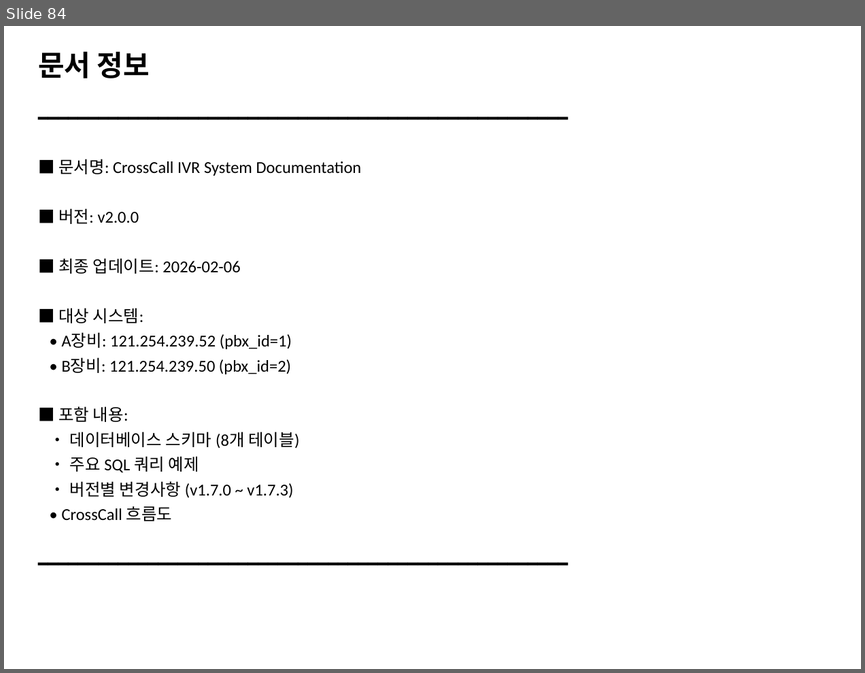
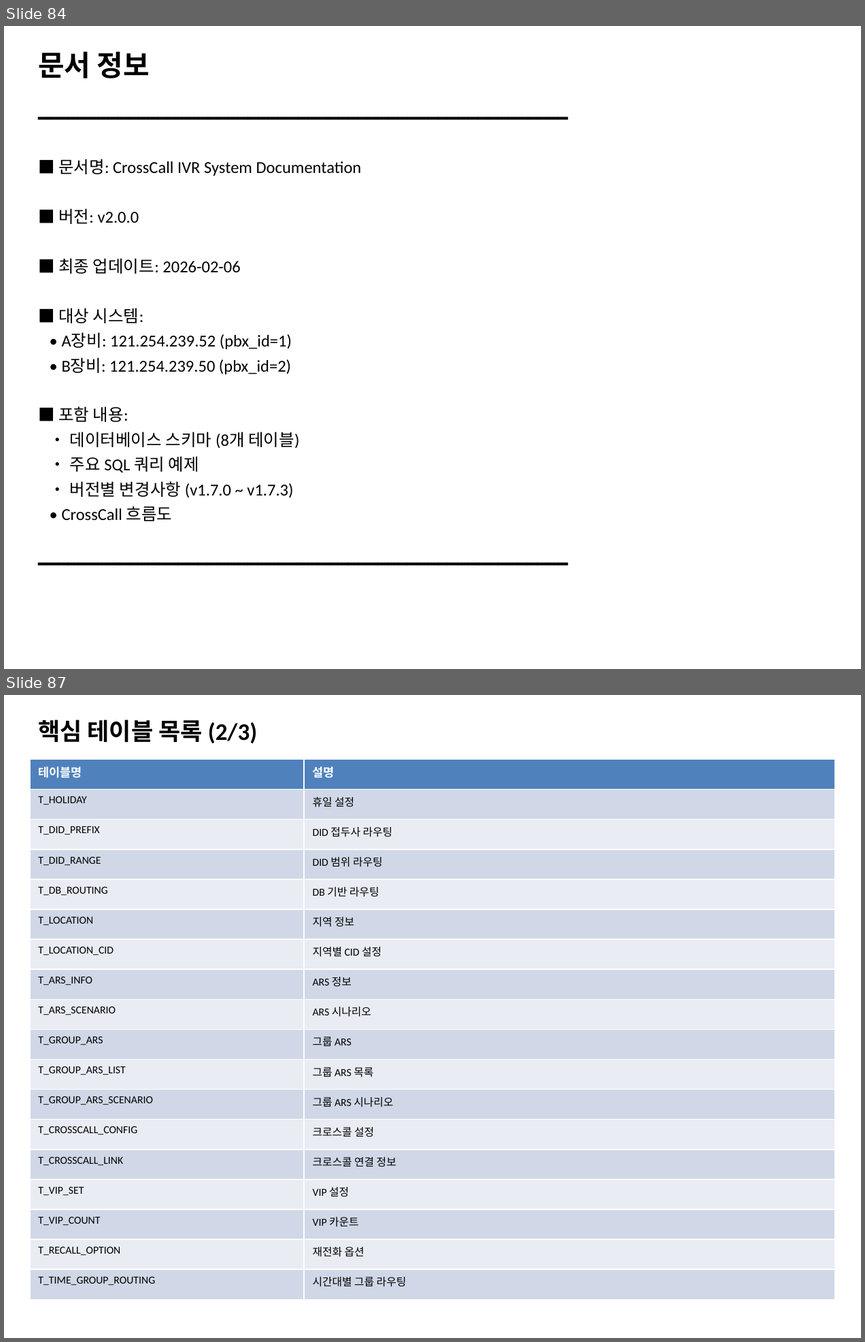
Before and after one commit to netypark/ROGI_J_IVR, a slide deck: CrossCall_IVR_System_Documentation.pptx. Shown one above the other, each under a label of ours: slide 84 before the commit, slides 84 and 87 after it; the slides between them are not shown. The pictures are 865x673 and 865x1342 pixels, drawn with LibreOffice and Linux fonts; fonts in the diff are those of the drawing. Boxes give left, top, right and bottom in pixels: in the first picture for what was removed or moved away, otherwise in the second. Text is boxed around its words. In the diff, an @@ line names an element or a change of style, - is before the commit and + after.

```diff
--- a/CrossCall_IVR_System_Documentation.pptx
+++ b/CrossCall_IVR_System_Documentation.pptx
@@ slide 87 added at bbox=[4, 695, 861, 1338], background #FFFFFF @@
@@ text added at bbox=[38, 719, 257, 743], 20 pt, text #000000, bold @@
+핵심 테이블 목록 (2/3)
@@ table added at bbox=[30, 759, 835, 1299], 18 rows, 2 columns @@
+테이블명 | 설명
+T_HOLIDAY | 휴일 설정
+T_DID_PREFIX | DID 접두사 라우팅
+T_DID_RANGE | DID 범위 라우팅
+T_DB_ROUTING | DB 기반 라우팅
+T_LOCATION | 지역 정보
+T_LOCATION_CID | 지역별 CID 설정
+T_ARS_INFO | ARS 정보
+T_ARS_SCENARIO | ARS 시나리오
+T_GROUP_ARS | 그룹 ARS
+T_GROUP_ARS_LIST | 그룹 ARS 목록
+T_GROUP_ARS_SCENARIO | 그룹 ARS 시나리오
+T_CROSSCALL_CONFIG | 크로스콜 설정
+T_CROSSCALL_LINK | 크로스콜 연결 정보
+T_VIP_SET | VIP 설정
+T_VIP_COUNT | VIP 카운트
+T_RECALL_OPTION | 재전화 옵션
+T_TIME_GROUP_ROUTING | 시간대별 그룹 라우팅
```
Also in this commit, not shown: 52 other slides added, 1 other file.
